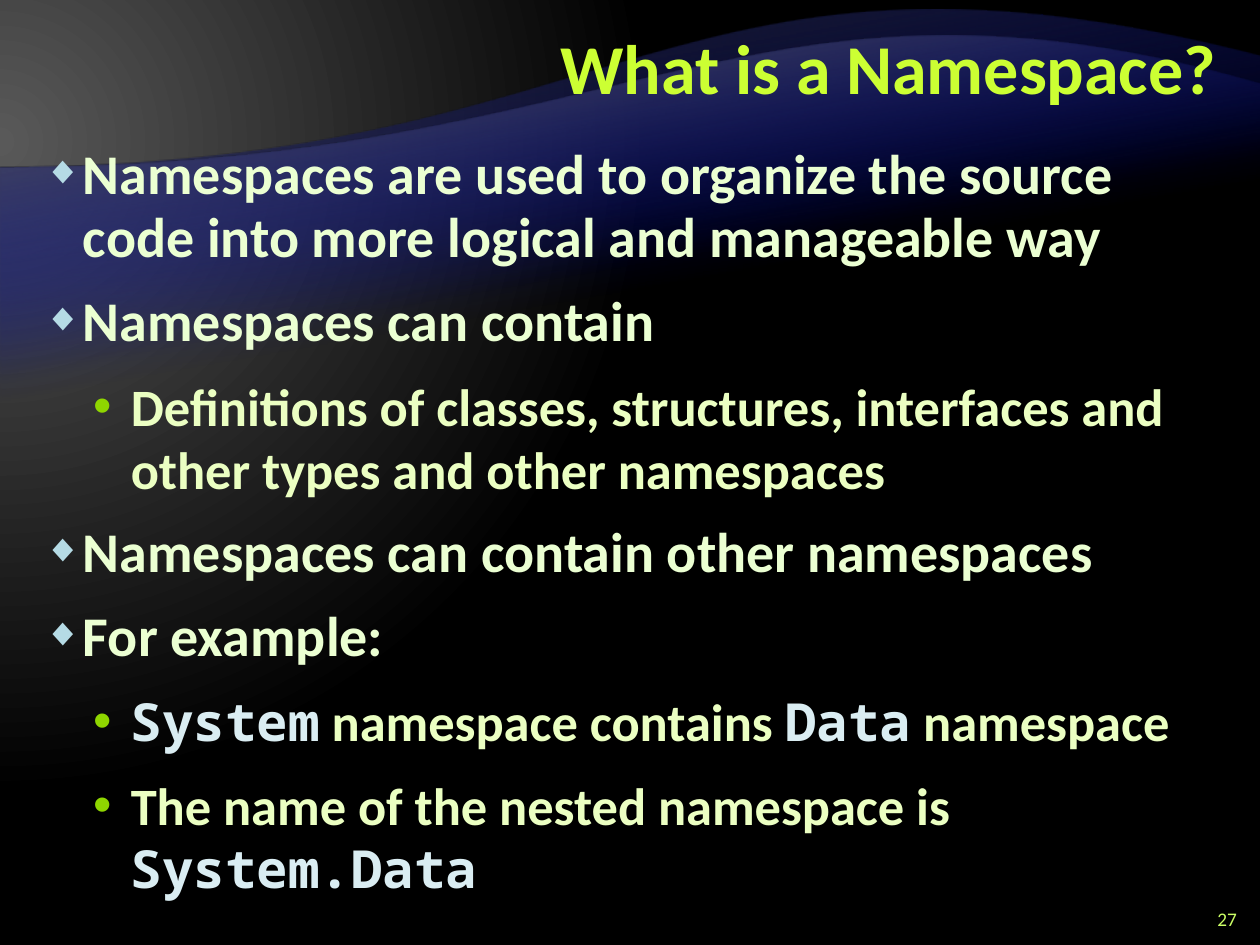
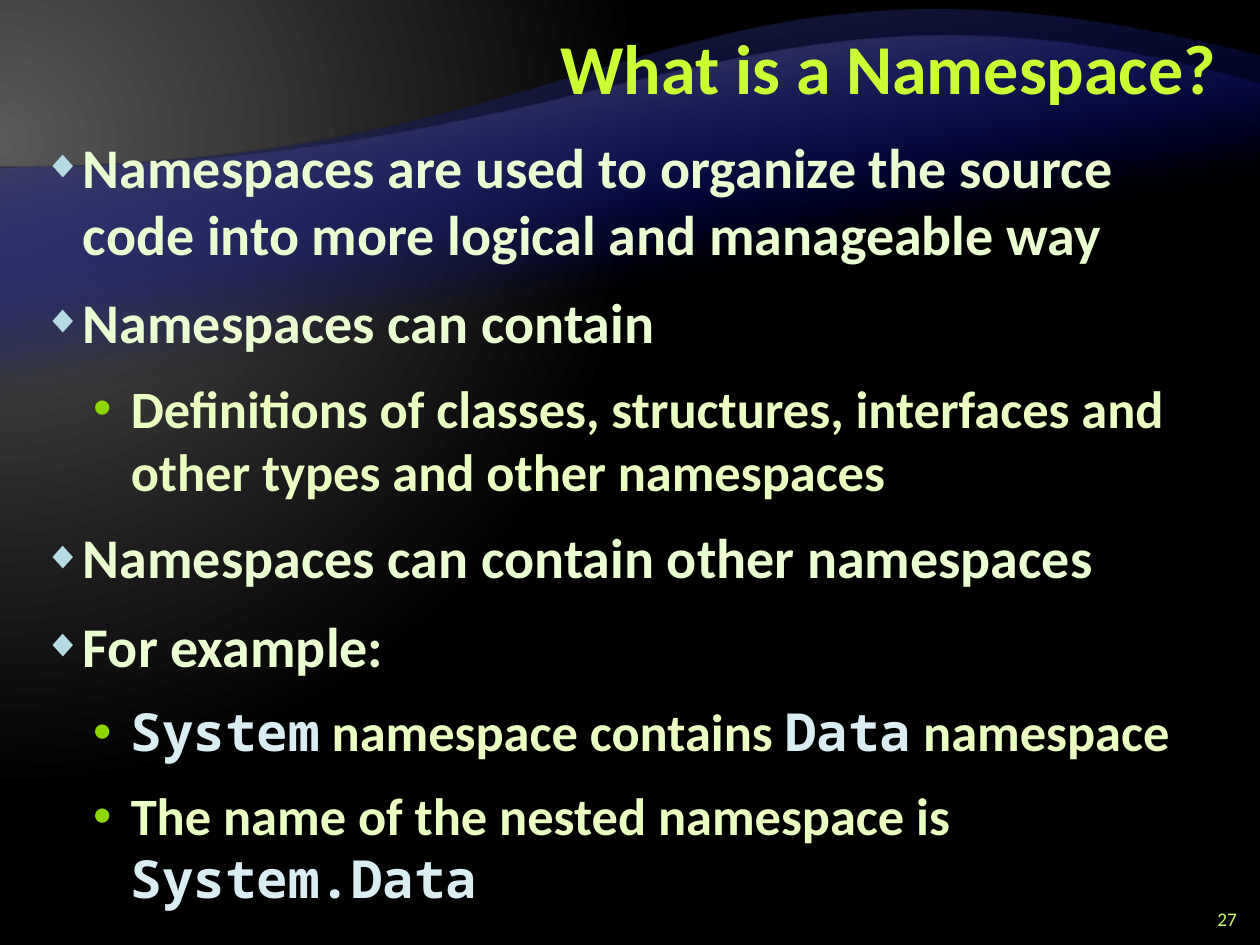
Before and after one commit to Graveheart/aspnetcourse, a slide deck: slide 27 of 2010/lectures/3. CSharp Language Overview - Part II.pptx. Drawn at 1260x945 pixels with LibreOffice and Linux fonts; fonts in the diff are those of the drawing; background and template pictures are left out. Boxes give left, top, right and bottom in pixels: in the first picture for what was removed or moved away, otherwise in the second. Text is boxed around its words. In the diff, an @@ line names an element or a change of style, - is before the commit and + after.

```diff
--- a/2010/lectures/3. CSharp Language Overview - Part II.pptx
+++ b/2010/lectures/3. CSharp Language Overview - Part II.pptx
@@ text "Namespaces are used to organize ..." at (83,141,1169,911): line spacing 36pt to 1 @@
```
Also in this commit, not shown: 88 other slides changed.
